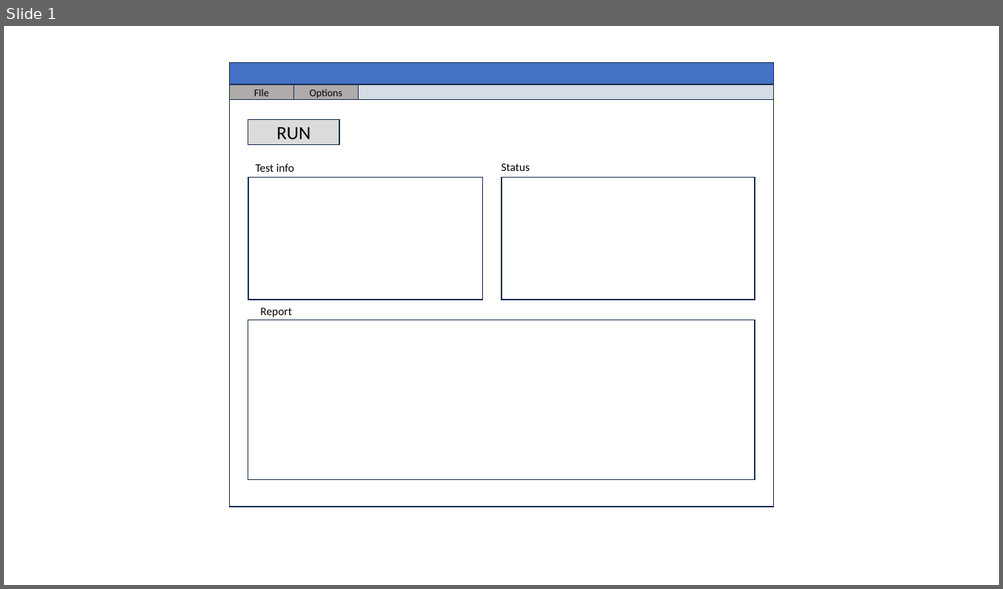
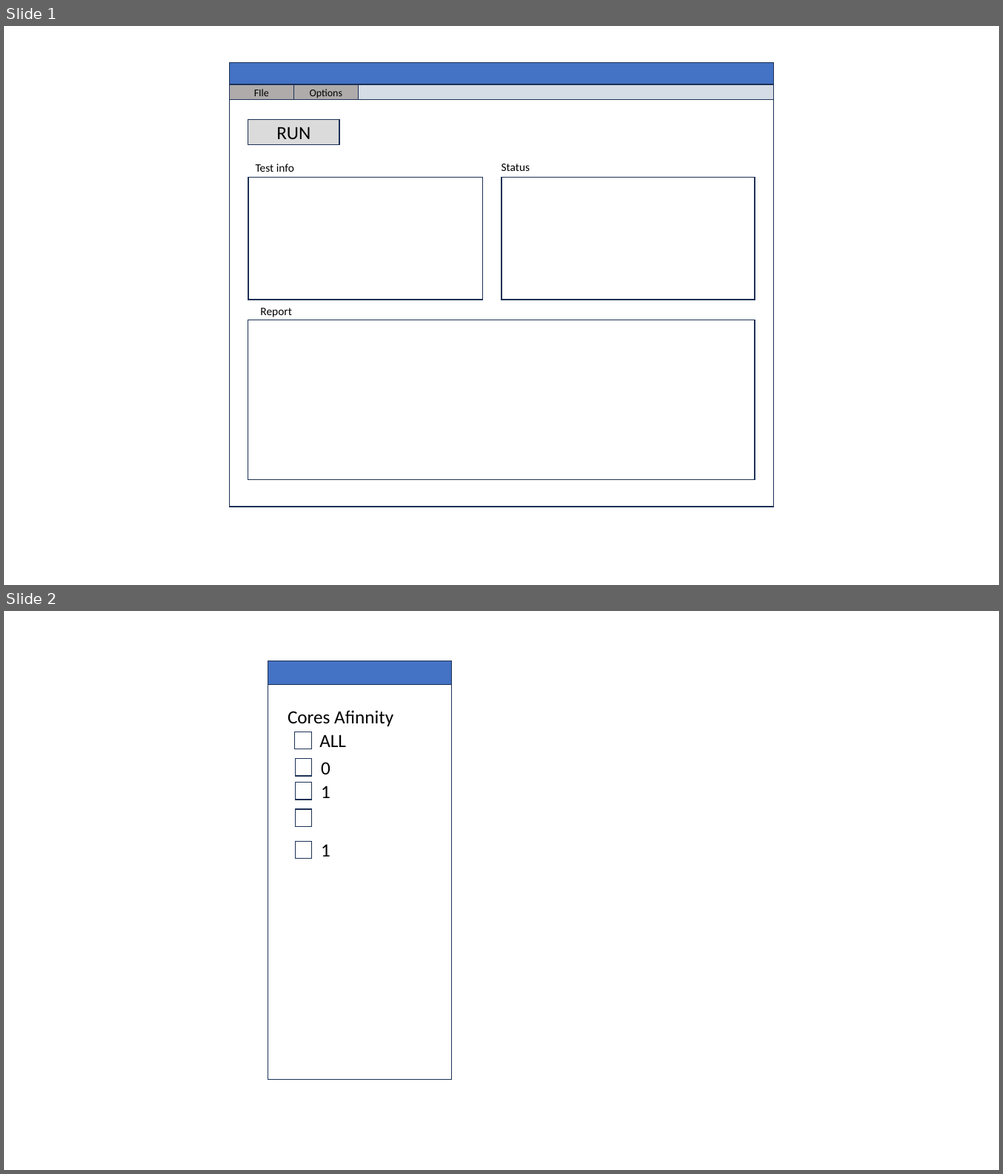
Before and after one commit to VanDeLeo/TestWeaver, a slide deck: Presentación1.pptx. Shown one above the other, each under a label of ours: slide 1 before the commit, slides 1 and 2 after it. The pictures are 1003x589 and 1003x1174 pixels, drawn with LibreOffice and Linux fonts; fonts in the diff are those of the drawing. Boxes give left, top, right and bottom in pixels: in the first picture for what was removed or moved away, otherwise in the second. Text is boxed around its words. In the diff, an @@ line names an element or a change of style, - is before the commit and + after.

```diff
--- a/Presentación1.pptx
+++ b/Presentación1.pptx
@@ slide 2 added at box(4, 611, 999, 1170), background #FFFFFF @@
@@ rectangle added at box(268, 661, 452, 1079), fill #FFFFFF, outline #1E3256 1 pt @@
@@ rectangle added at box(268, 661, 452, 684), fill #4472C4, outline #1E3256 1 pt @@
@@ text added at box(287, 710, 393, 726), 18 pt, text #000000 @@
+Cores Afinnity
@@ rectangle added at box(295, 732, 311, 749), fill #FFFFFF, outline #1E3256 1 pt @@
@@ text added at box(319, 735, 346, 747), 18 pt, text #000000 @@
+ALL
@@ rectangle added at box(295, 759, 311, 776), fill #FFFFFF, outline #1E3256 1 pt @@
@@ text added at box(321, 762, 330, 775), 18 pt, text #000000 @@
+0
@@ rectangle added at box(295, 783, 311, 800), fill #FFFFFF, outline #1E3256 1 pt @@
@@ text added at box(321, 786, 330, 798), 18 pt, text #000000 @@
+1
@@ rectangle added at box(295, 809, 311, 826), fill #FFFFFF, outline #1E3256 1 pt @@
@@ rectangle added at box(295, 842, 311, 859), fill #FFFFFF, outline #1E3256 1 pt @@
@@ text added at box(321, 844, 330, 857), 18 pt, text #000000 @@
+1
```
Also in this commit, not shown: 1 other slide added, 8 other files.
